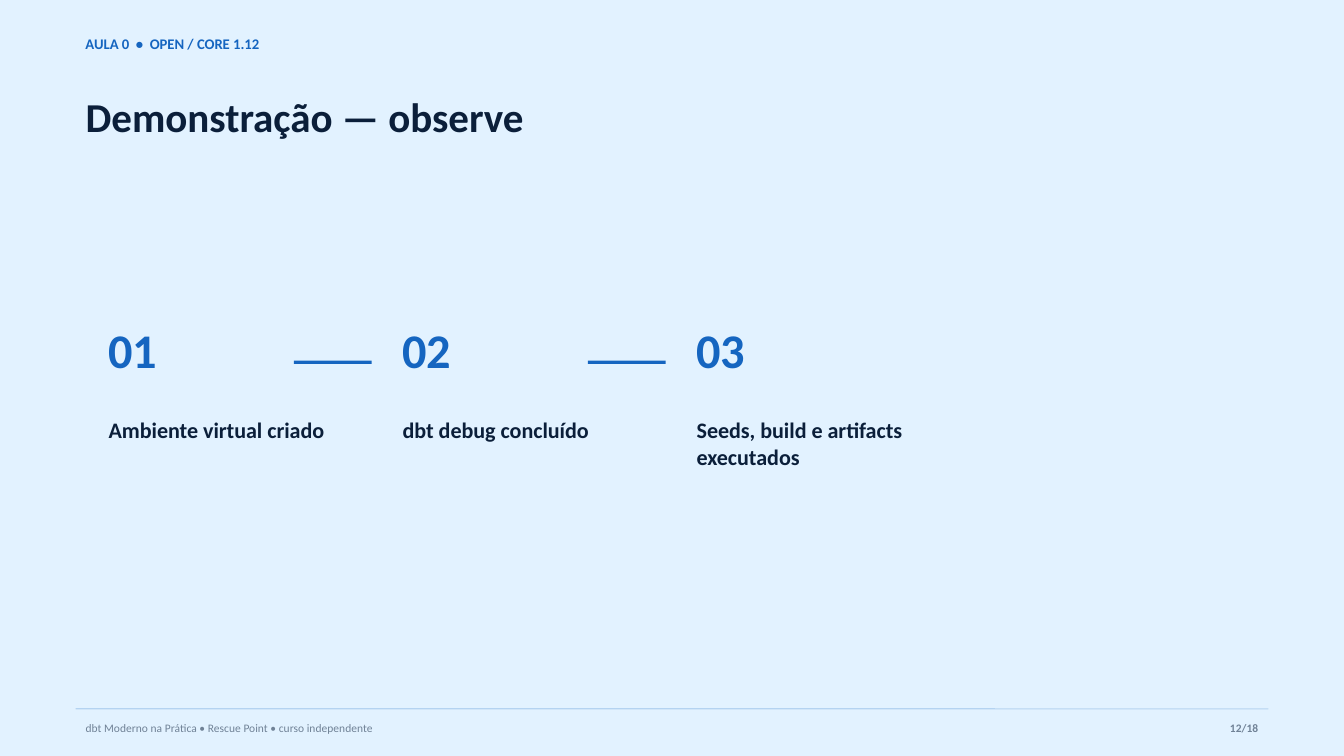
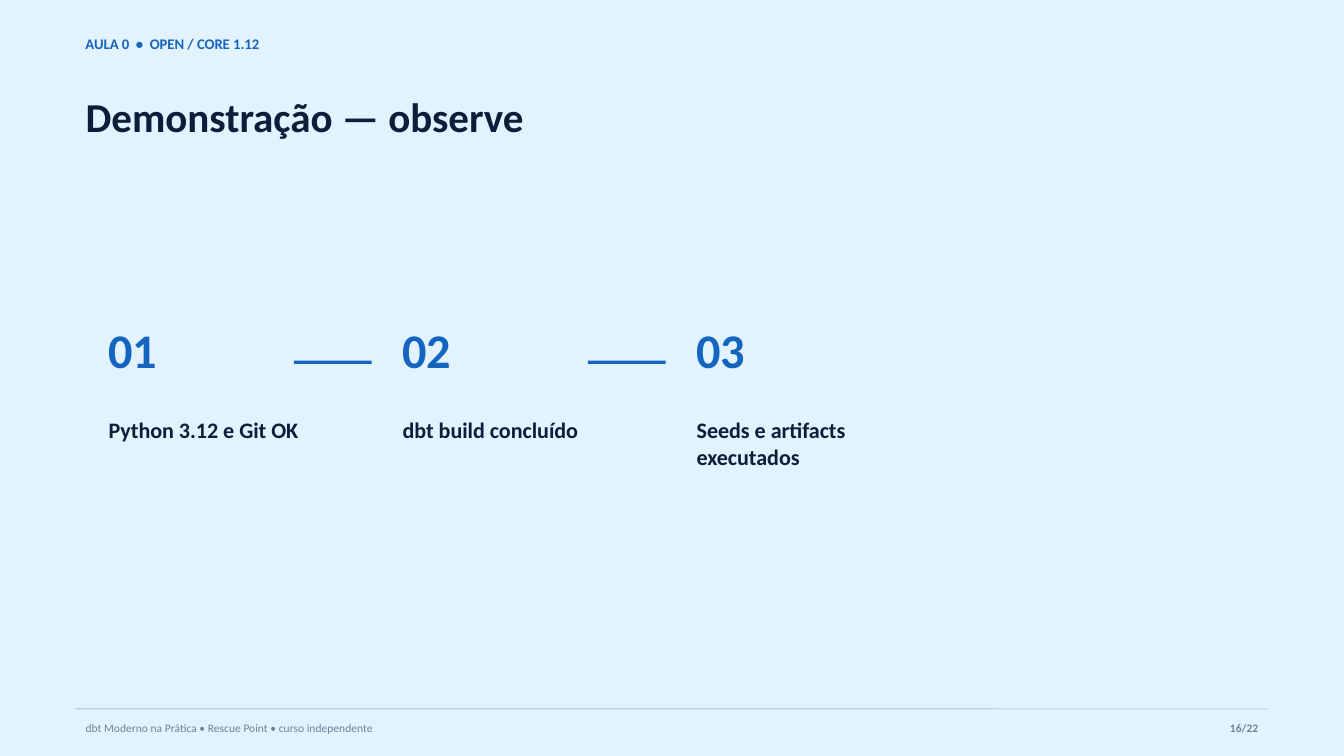
Before and after one commit to AnselmoBorges/dbt-moderno-na-pratica, a slide deck: slide 16 of assets/decks/aula-00-ambiente.pptx (slide 12 before the commit). Drawn at 1344x756 pixels with LibreOffice and Linux fonts; fonts in the diff are those of the drawing. Boxes give left, top, right and bottom in pixels: in the first picture for what was removed or moved away, otherwise in the second. Text is boxed around its words. In the diff, an @@ line names an element or a change of style, - is before the commit and + after.

```diff
--- a/assets/decks/aula-00-ambiente.pptx
+++ b/assets/decks/aula-00-ambiente.pptx
@@ text at <box>109,422,298,442</box>: text changed @@
-Ambiente virtual criado
+Python 3.12 e Git OK
@@ text at <box>403,422,578,438</box>: text changed @@
-dbt debug concluído
+dbt build concluído
@@ text at <box>697,422,846,465</box>: text changed @@
-Seeds, build e artifacts executados
+Seeds e artifacts executados
@@ text at <box>1230,724,1258,732</box>: text changed @@
-12/18
+16/22
```
Also in this commit, not shown: 16 other slides changed, 5 slides added, 1 slide removed, 22 other files.
